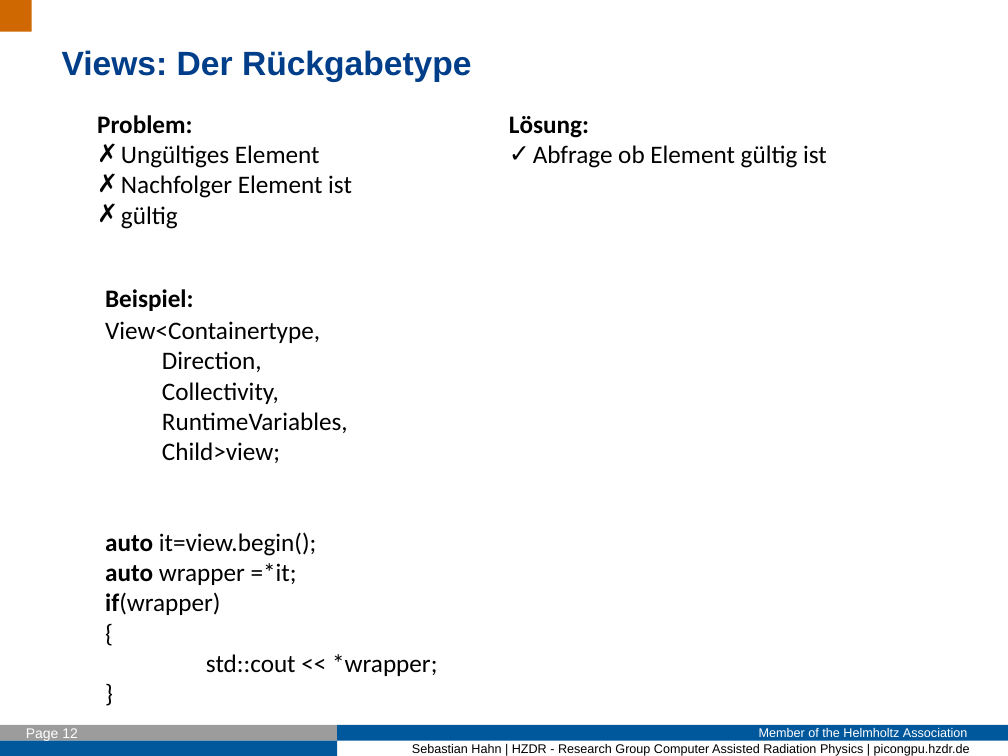
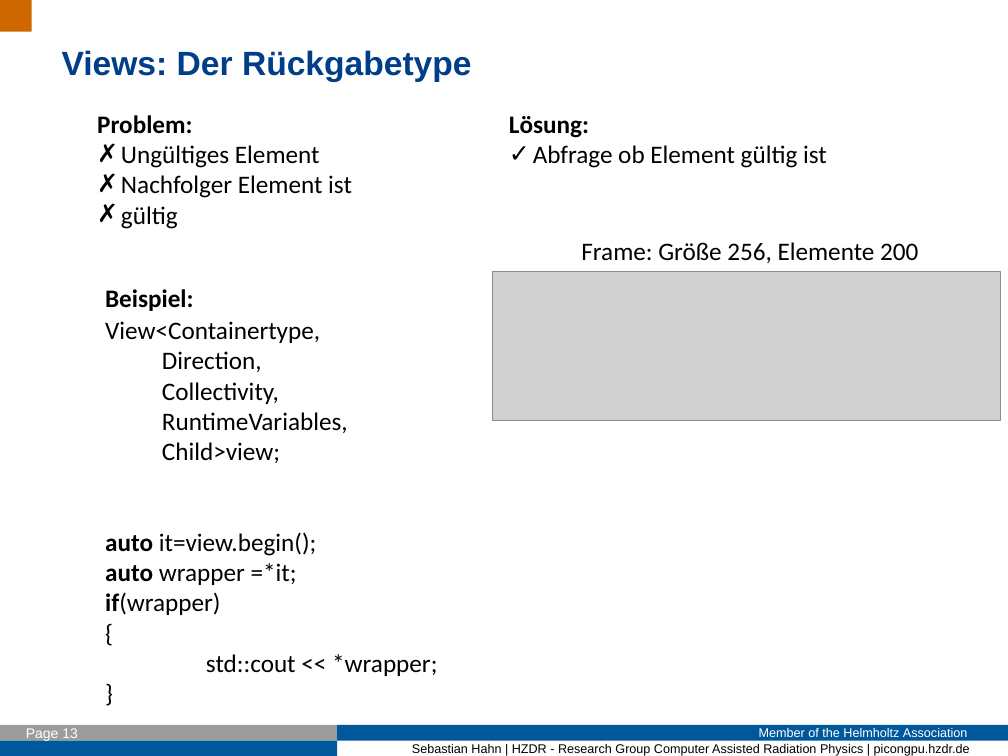
Before and after one commit to Fettpet/DeepIterator, a slide deck: slide 13 of Presi/2017_01_16_Intro.odp (slide 12 before the commit). Drawn at 1008x756 pixels with LibreOffice and Linux fonts; fonts in the diff are those of the drawing; grey boxes stand for pictures; background and template pictures are left out. Boxes give left, top, right and bottom in pixels: in the first picture for what was removed or moved away, otherwise in the second. Text is boxed around its words. In the diff, an @@ line names an element or a change of style, - is before the commit and + after.

```diff
--- a/Presi/2017_01_16_Intro.odp
+++ b/Presi/2017_01_16_Intro.odp
@@ text added at box(581, 242, 918, 263), 18 pt, text #000000 @@
+Frame: Größe 256, Elemente 200
@@ picture added at box(492, 271, 1000, 420) @@
```
Also in this commit, not shown: 9 other slides changed, 6 slides added, 2 slides removed, 33 other files.
